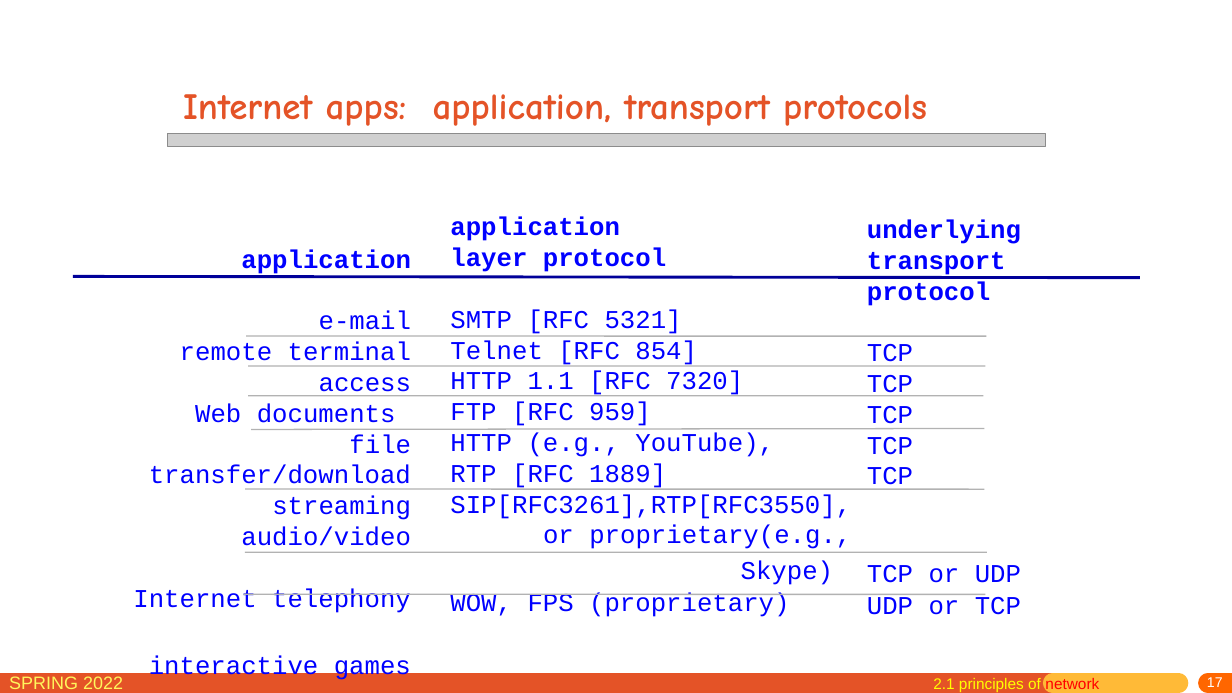
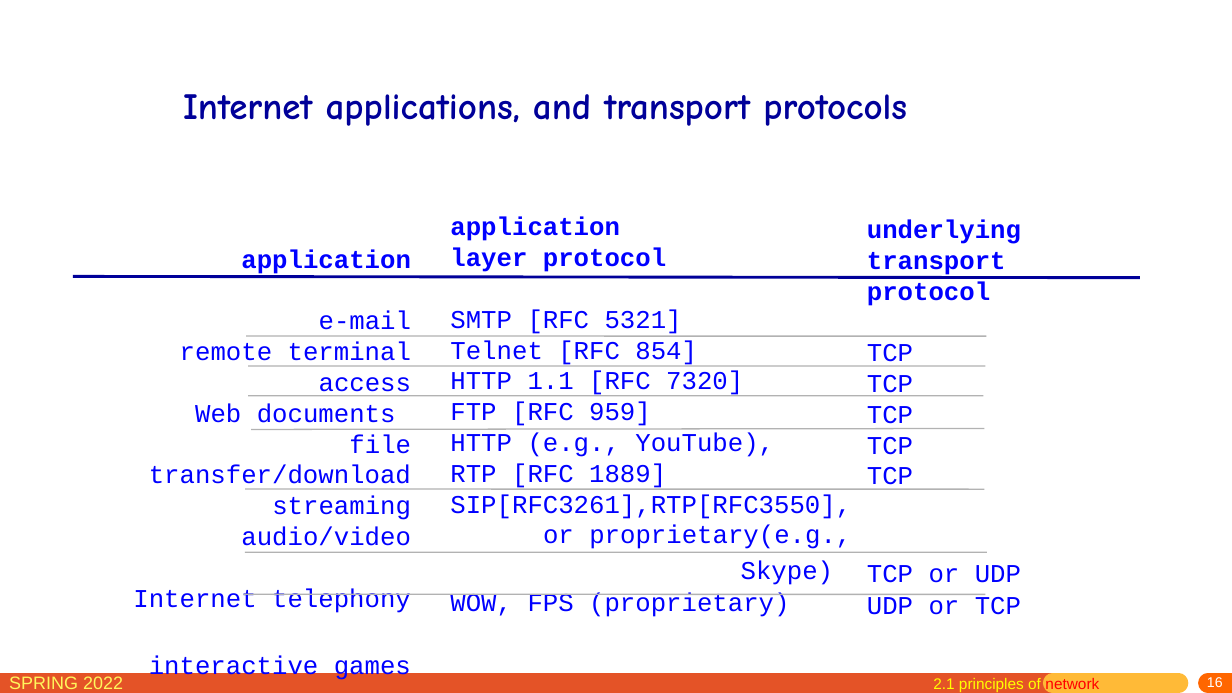
Before and after one commit to network-whu/slides, a slide deck: slide 16 of pptx/chapter2.pptx (slide 17 before the commit). Drawn at 1232x693 pixels with LibreOffice and Linux fonts; fonts in the diff are those of the drawing; grey boxes stand for pictures. Boxes give left, top, right and bottom in pixels: in the first picture for what was removed or moved away, otherwise in the second. Text is boxed around its words. In the diff, an @@ line names an element or a change of style, - is before the commit and + after.

```diff
--- a/pptx/chapter2.pptx
+++ b/pptx/chapter2.pptx
@@ title at box(183, 94, 907, 126): text changed; text colour #E45327 to #000099 @@
-Internet apps: application, transport protocols
+Internet applications, and transport protocols
@@ picture removed at box(167, 133, 1046, 146) @@
@@ page number at box(1207, 677, 1223, 687): text changed @@
-17
+16
```
Also in this commit, not shown: 107 other slides changed, 1 slide removed.
